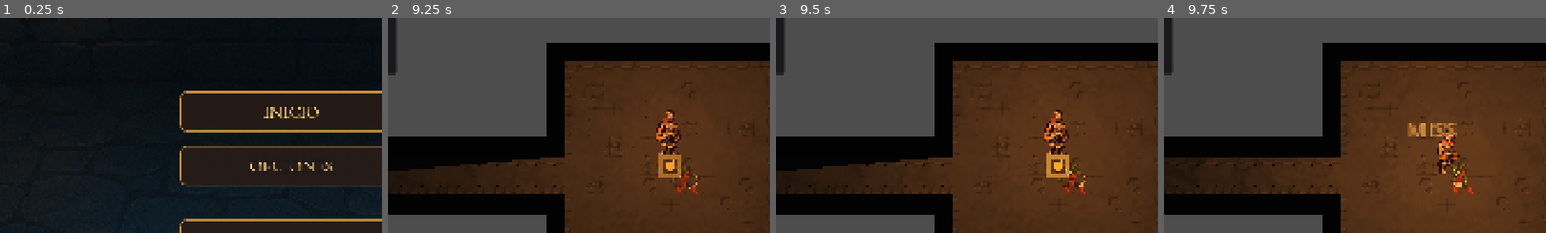
Above: before the commit, frames 1-4 (left to right).
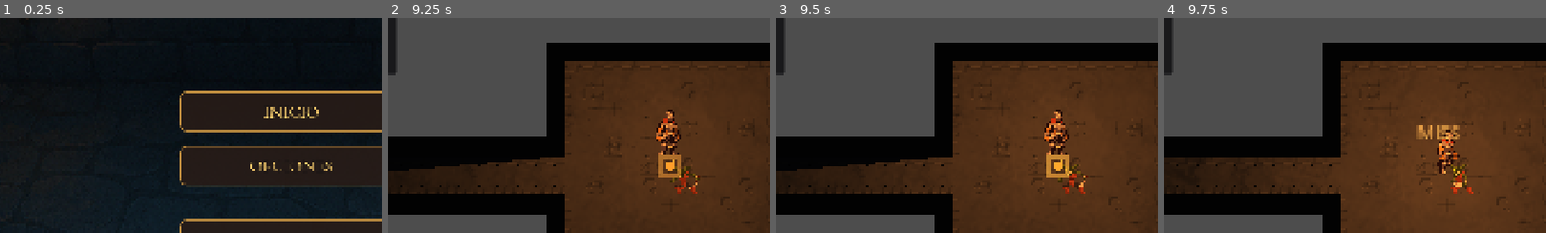
Above: after the commit, the same moments.

Repository: fedemuntaabski/Quest
Game: Godot game, scene res://scenes/MainMenu.tscn
Two runs of this game, one before a commit and one after it. Both use one fixed random seed, a clock stepped at 60 frames per second and the inputs below.
Inputs (mouse positions are % of the whole screen's width and height, from its top left):
- Up to frame 1 (0.25 s): no input
- Up to frame 2 (9.25 s): click "INICIO" at 0.5 s; click "RANURA 1 (VACIA)" at 1.25 s; tap Enter (ui_accept) at 2, 5.27, 8, 8.27 s; drag from (44, 94) to (49, 48) at 2.02 s; drag from (49, 94) to (49, 48) at 2.77 s; move the mouse to (54, 94) at 3.52 s; hold D (move_right) 3.53-4.25 s; tap 3 (hotbar_3) at 3.6, 8.1 s; click (54, 94) at 3.67 s; drag from (45, 70) to (20, 35) at 4.27 s; move the mouse to (80, 65) at 5.02 s; hold A (move_left) 5.03-5.75 s; tap 2 (hotbar_2) at 5.1 s; drag from (20, 35) to (49, 48) at 5.77 s; move the mouse to (55, 50) at 6.52 s; hold S (move_down) 6.53-7.25 s; tap 1 (hotbar_1) at 6.6 s; click (55, 50) at 6.67 s; drag from (35, 25) to (30, 55) at 7.27 s; move the mouse to (72, 45) at 8.02 s; hold W (move_up) 8.03-8.75 s; drag from (30, 55) to (49, 48) at 8.77 s
- Up to frame 3 (9.5 s): no input
- Up to frame 4 (9.75 s): move the mouse to (60, 28) at 9.52 s; hold S (move_down) from 9.53 s (still down); tap 2 (hotbar_2) at 9.6 s
The pictures show only the part of the screen within x 12-62%, y 13-63%; the shares and areas given below are measured in that part.

Frames 1-3 are identical in both runs. In frame 4, 0.7% of the frame differs, in the area x 63-78%, y 48-57%.

Commit message:
mejoras texto de combate

Diff:
--- a/scripts/core/enemy/EnemyPresentationHelper.gd
+++ b/scripts/core/enemy/EnemyPresentationHelper.gd
@@ -31,7 +31,7 @@
 		return
 	var text_mgr := ManagerLocator.get_floating_text_manager() as FloatingTextManager
 	if text_mgr:
-		text_mgr.spawn_text_from_host(host_2d, text, color, crit, Vector2(-12, -28), 18.0, 0.5)
+		text_mgr.spawn_text_from_host(host_2d, text, color, crit, Vector2(-12, -28), 1.0)
 		return
 
 	# Aggressive mode: do not create fallback labels; prefer consistent presentation.
--- a/scripts/core/movement/PlayerMovement.gd
+++ b/scripts/core/movement/PlayerMovement.gd
@@ -331,7 +331,14 @@
 func _spawn_floating_text(text: String, color: Color, crit: bool) -> void:
 	var text_mgr := ManagerLocator.get_floating_text_manager() as FloatingTextManager
 	if text_mgr:
-		text_mgr.spawn_text_from_host(self, text, color, crit, Vector2(-12, -28), 18.0, 0.5)
+		text_mgr.spawn_text_from_host(
+	self,
+	text,
+	color,
+	crit,
+	Vector2(-12, -28),
+	1.0
+)
 		return
 
 	if not text_mgr:
--- a/scripts/ui/visual/FloatingText.gd
+++ b/scripts/ui/visual/FloatingText.gd
@@ -1,26 +1,46 @@
 extends Node2D
 class_name FloatingText
 
-## FloatingText owns the short-lived visual node used for combat and gold popups.
-## FloatingTextManager only instantiates the scene and provides text, color, and motion settings.
-
 @export var float_distance: float = 18.0
 @export var float_time: float = 0.6
+@export var base_scale: float = 1.0
 
 @onready var label: Label = $Label
 
-func setup(text: String, color: Color, crit: bool = false) -> void:
+
+func setup(text: String, color: Color, crit: bool = false, intensity: float = 1.0) -> void:
 	z_index = 100
+
 	if label:
 		label.text = text
 		label.modulate = color
+
+		# Crit visual feedback
 		if crit:
-			label.scale = Vector2(1.2, 1.2)
+			label.scale = Vector2(1.25, 1.25)
+		else:
+			label.scale = Vector2.ONE
+
+	# Global scaling based on intensity (damage size, gold, etc.)
+	scale = Vector2.ONE * clamp(base_scale * intensity, 0.8, 2.5)
+
 	_play_float_animation()
 
+
 func _play_float_animation() -> void:
-	var target_pos := global_position + Vector2(0, -float_distance)
+	var jitter := Vector2(randf_range(-6, 6), 0)
+
+	var target_pos := global_position + Vector2(0, -float_distance) + jitter
+
 	var tween := create_tween()
+
+	# Movement
 	tween.tween_property(self, "global_position", target_pos, float_time)
+
+	# Fade
 	tween.parallel().tween_property(label, "modulate:a", 0.0, float_time)
+
+	# Slight shrink for readability
+	tween.parallel().tween_property(self, "scale", Vector2.ZERO, float_time)
+
 	tween.tween_callback(queue_free)
--- a/scripts/ui/visual/FloatingTextManager.gd
+++ b/scripts/ui/visual/FloatingTextManager.gd
@@ -6,35 +6,69 @@
 
 const FloatingTextScene := preload("res://scenes/FloatingText.tscn")
 
+
 func _ready() -> void:
 	add_to_group("floating_text_manager")
 
-func spawn_text(world_pos: Vector2, text: String, color: Color, crit: bool = false) -> void:
-	var floating_text = FloatingTextScene.instantiate() as FloatingText
-	if floating_text == null:
+
+# =========================================================
+# 🎯 SIMPLE SPAWN (WORLD POSITION)
+# =========================================================
+func spawn_text(world_pos: Vector2, text: String, color: Color, crit: bool = false, intensity: float = 1.0) -> void:
+	var ft := _create_text()
+
+	if ft == null:
 		return
-	floating_text.float_distance = float_distance
-	floating_text.float_time = float_time
-	floating_text.global_position = world_pos
-	add_child(floating_text)
-	floating_text.setup(text, color, crit)
 
+	ft.float_distance = float_distance
+	ft.float_time = float_time
+	ft.global_position = world_pos
+
+	add_child(ft)
+
+	ft.setup(text, color, crit, intensity)
+
+
+# =========================================================
+# 🎯 HOST BASED SPAWN (ENEMIES / PLAYERS)
+# =========================================================
 func spawn_text_from_host(
 	host: Node2D,
 	text: String,
 	color: Color,
 	crit: bool = false,
 	local_offset: Vector2 = Vector2(-12, -28),
-	custom_float_distance: float = 18.0,
-	custom_float_time: float = 0.5
+	intensity: float = 1.0
 ) -> void:
+
 	if host == null:
 		return
-	var floating_text = FloatingTextScene.instantiate() as FloatingText
-	if floating_text == null:
+
+	var ft := _create_text()
+
+	if ft == null:
 		return
-	floating_text.float_distance = custom_float_distance
-	floating_text.float_time = custom_float_time
-	floating_text.global_position = host.global_position + local_offset
-	add_child(floating_text)
-	floating_text.setup(text, color, crit)
+
+	# Slight randomness for readability (roguelike feel)
+	var random_offset := Vector2(randf_range(-6, 6), randf_range(-3, 3))
+
+	ft.float_distance = float_distance
+	ft.float_time = float_time
+
+	ft.global_position = host.global_position + local_offset + random_offset
+
+	add_child(ft)
+
+	ft.setup(text, color, crit, intensity)
+
+
+# =========================================================
+# 🧠 INTERNAL CREATION
+# =========================================================
+func _create_text() -> FloatingText:
+	var instance := FloatingTextScene.instantiate()
+
+	if instance is FloatingText:
+		return instance
+
+	return null
